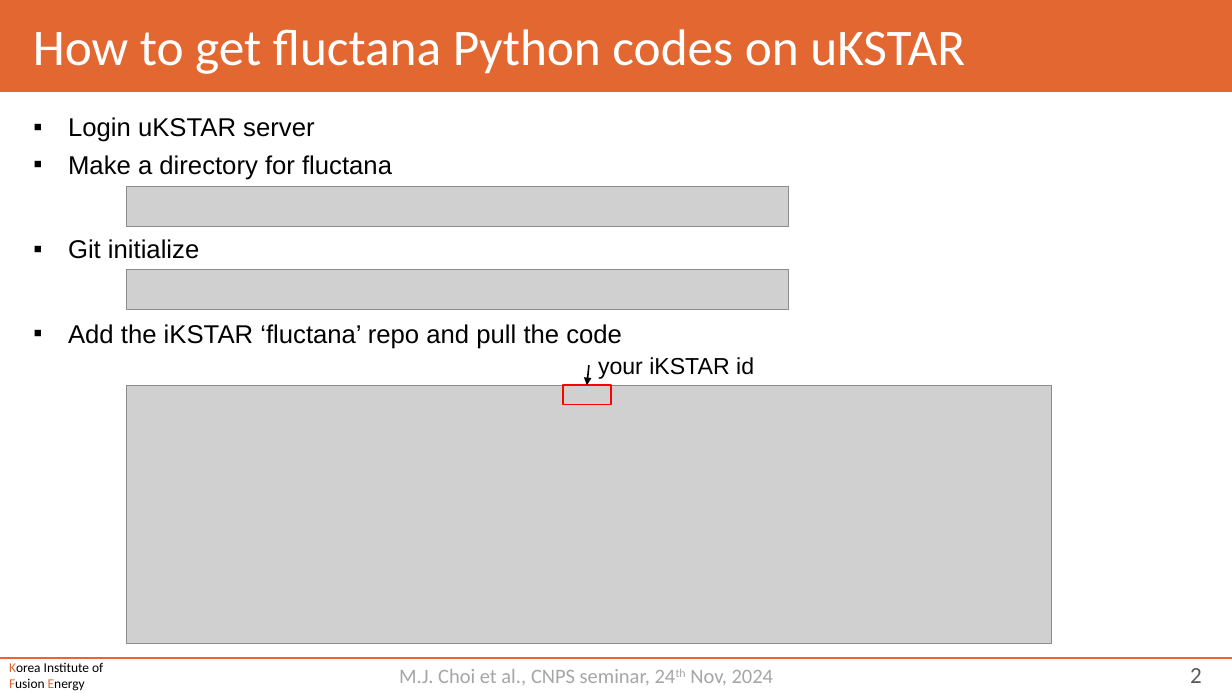
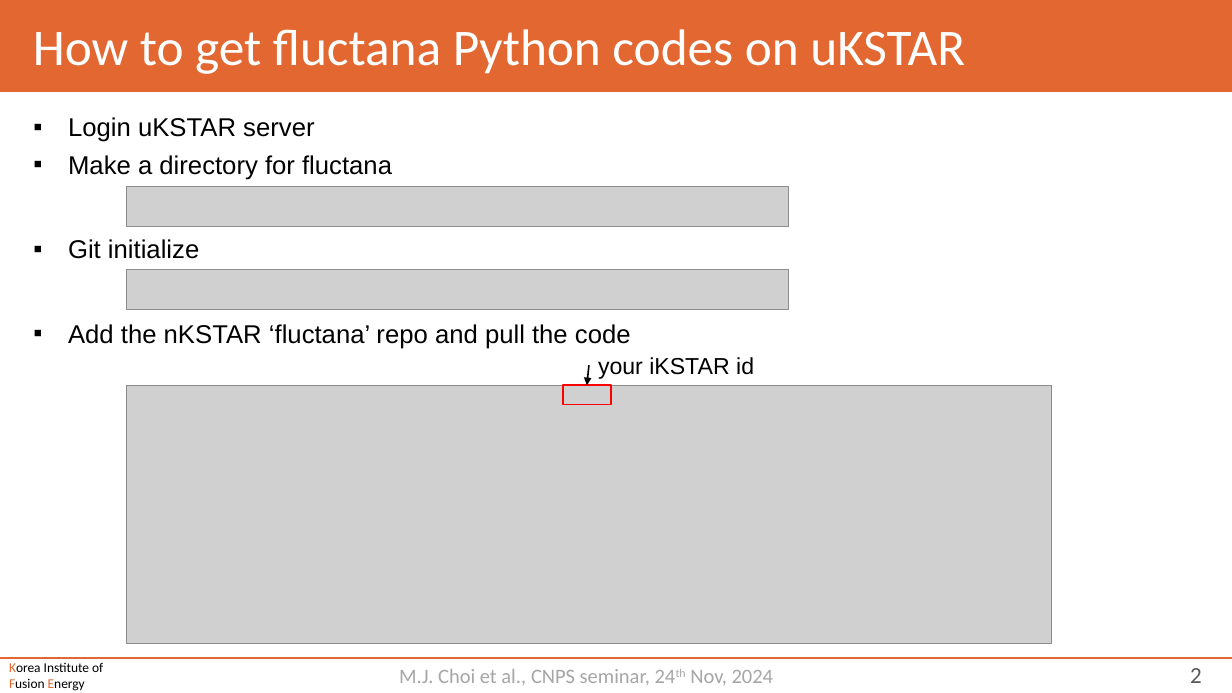
Before and after one commit to minjunJchoi/fluctana, a slide deck: slide 2 of docs/basic_instruction.pptx. Drawn at 1232x693 pixels with LibreOffice and Linux fonts; fonts in the diff are those of the drawing; grey boxes stand for pictures. Boxes give left, top, right and bottom in pixels: in the first picture for what was removed or moved away, otherwise in the second. Text is boxed around its words. In the diff, an @@ line names an element or a change of style, - is before the commit and + after.

```diff
--- a/docs/basic_instruction.pptx
+++ b/docs/basic_instruction.pptx
@@ text at [68, 324, 631, 349]: text changed @@
-▪ Add the iKSTAR ‘fluctana’ repo and pull the code
+▪ Add the nKSTAR ‘fluctana’ repo and pull the code
```
Also in this commit, not shown: 1 other slide changed.
